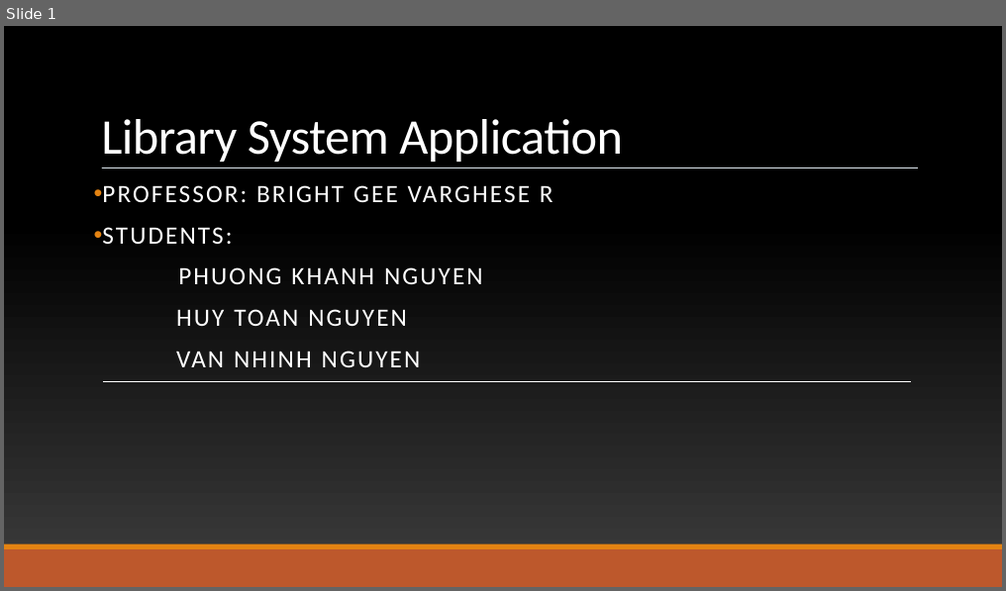
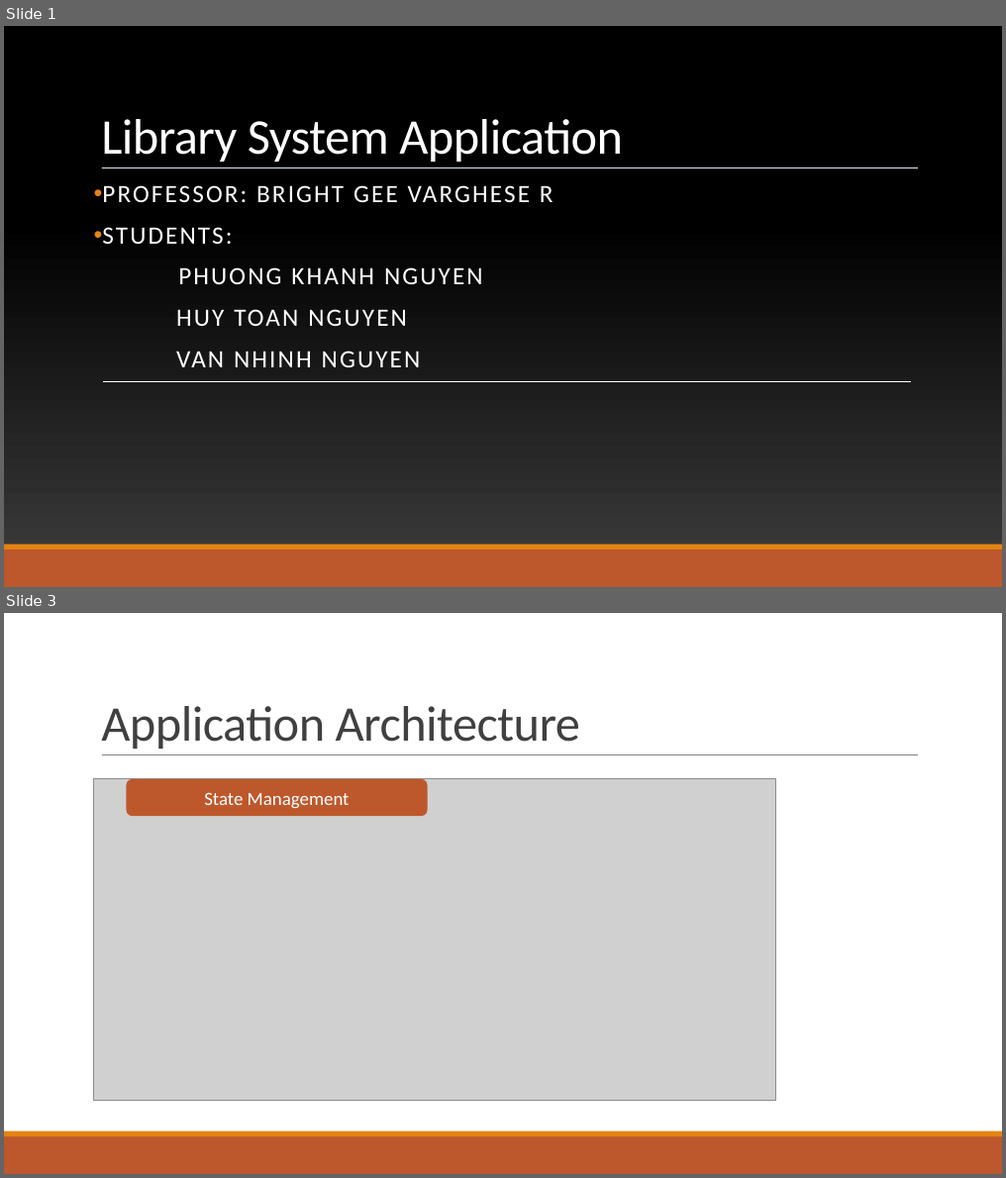
Before and after one commit to khanpn/miu-mpp-librarysystem, a slide deck: Slide/3N Slide.pptx. Shown one above the other, each under a label of ours: slide 1 before the commit, slides 1 and 3 after it; the slides between them are not shown. The pictures are 1006x591 and 1006x1178 pixels, drawn with LibreOffice and Linux fonts; fonts in the diff are those of the drawing; grey boxes stand for pictures; background and template pictures are left out. Boxes give left, top, right and bottom in pixels: in the first picture for what was removed or moved away, otherwise in the second. Text is boxed around its words. In the diff, an @@ line names an element or a change of style, - is before the commit and + after.

```diff
--- a/Slide/3N Slide.pptx
+++ b/Slide/3N Slide.pptx
@@ slide 3 added at (x1=4, y1=613, x2=1002, y2=1174), background #FFFFFF @@
@@ title added at (x1=101, y1=706, x2=580, y2=749), 48 pt, text #404040 @@
+Application Architecture
@@ line added from (102, 756) to (918, 756), #808080 0.5 pt @@
@@ picture added at (x1=94, y1=779, x2=775, y2=1101) @@
@@ rounded rectangle added at (x1=126, y1=779, x2=427, y2=816), fill #BD582C, 18 pt, text #FFFFFF @@
+State Management
@@ rectangle added at (x1=4, y1=1137, x2=1002, y2=1174), fill #BD582C @@
@@ rectangle added at (x1=4, y1=1132, x2=1002, y2=1137), fill #E48312 @@
```
Also in this commit, not shown: 4 slides changed, 3 other slides added, 2 other files.
